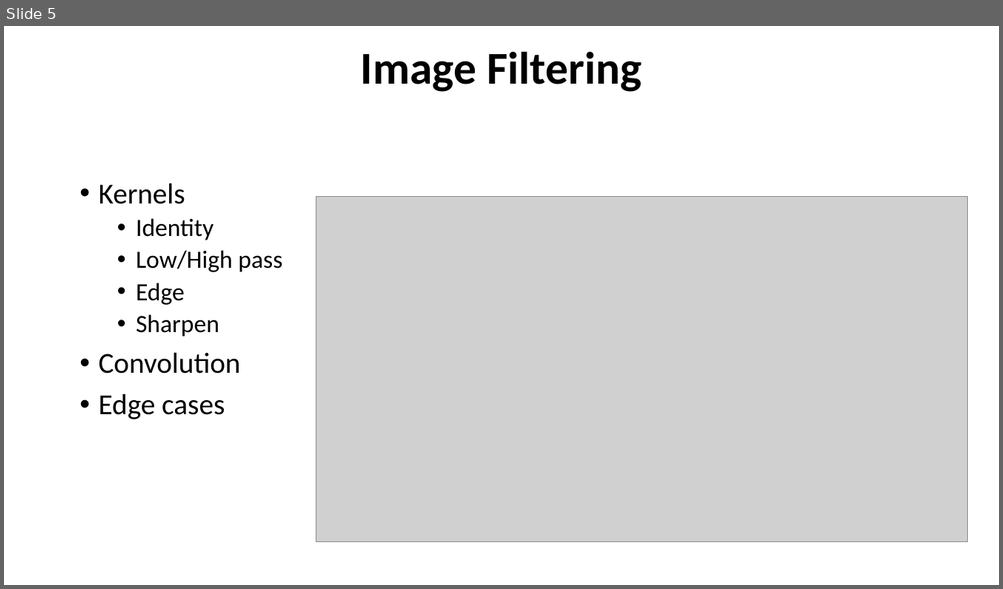
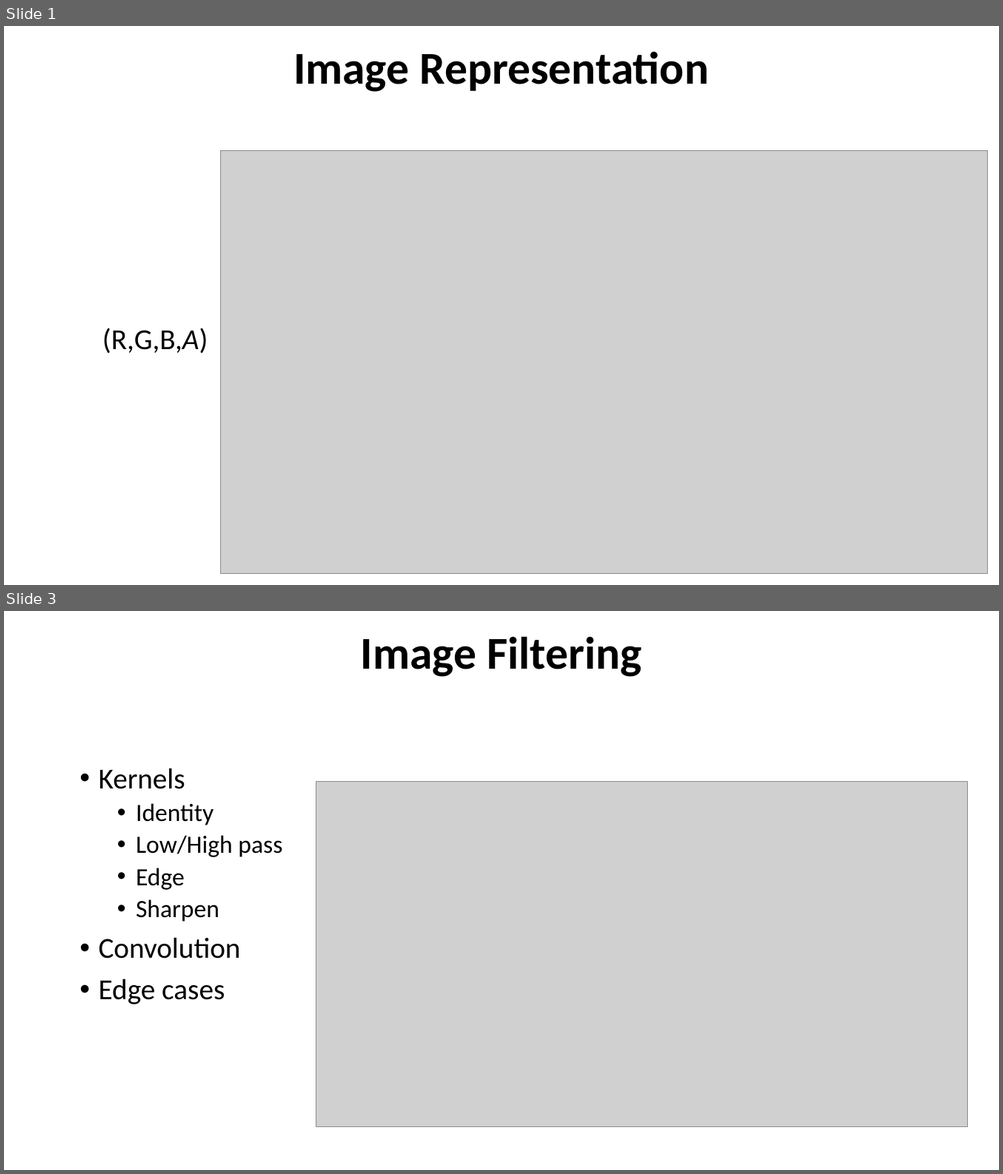
Before and after one commit to MickWPM/Thesis, a slide deck: Docs/InterimVivaReferences.pptx. Shown one above the other, each under a label of ours: slide 5 before the commit, slides 1 and 3 after it; the slides between them are not shown. The pictures are 1003x589 and 1003x1174 pixels, drawn with LibreOffice and Linux fonts; fonts in the diff are those of the drawing; grey boxes stand for pictures. Boxes give left, top, right and bottom in pixels: in the first picture for what was removed or moved away, otherwise in the second. Text is boxed around its words. In the diff, an @@ line names an element or a change of style, - is before the commit and + after.

```diff
--- a/Docs/InterimVivaReferences.pptx
+++ b/Docs/InterimVivaReferences.pptx
@@ slide 1 added at [4,26,999,585], background #FFFFFF @@
@@ text added at [293,51,708,92], 44 pt, text #000000, bold @@
+Image Representation
@@ picture added at [220,150,987,574] @@
@@ text added at [102,328,208,354], 28 pt, text #000000 @@
+(R,G,B,A)
@@ what was slide 5 is now slide 3 @@
```
Also in this commit, not shown: 5 slides changed, 1 other slide added, 12 slides removed.
